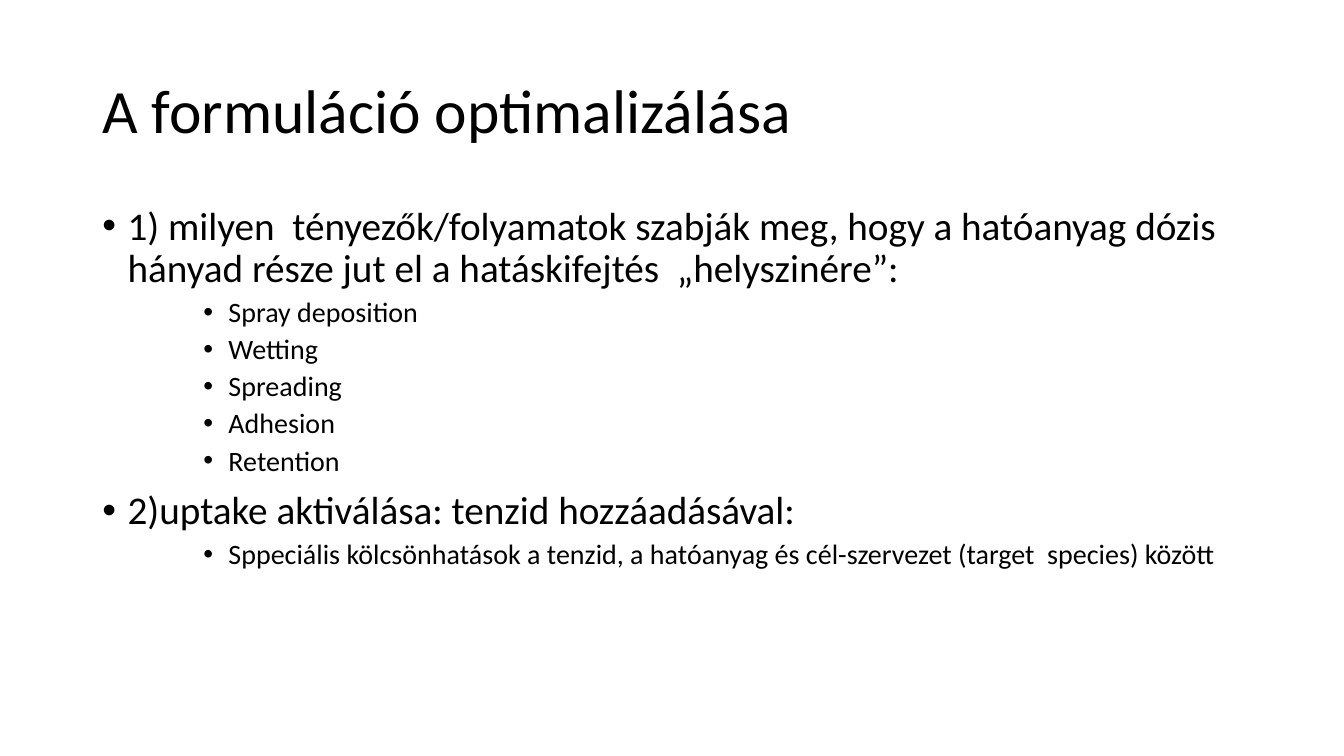
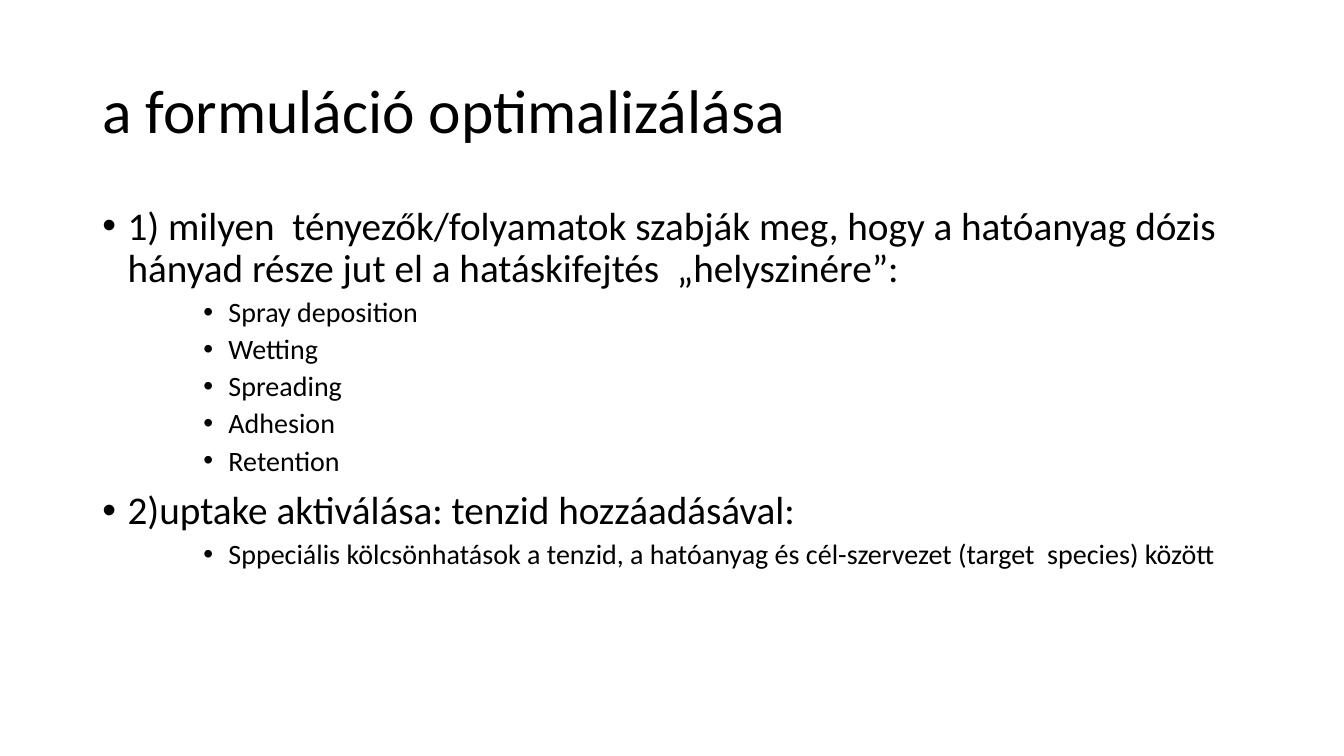
Before and after one commit to LilianaBohus/chemistry-presenations, a slide deck: slide 9 of adjuvants.pptx. Drawn at 1344x756 pixels with LibreOffice and Linux fonts; fonts in the diff are those of the drawing. Boxes give left, top, right and bottom in pixels: in the first picture for what was removed or moved away, otherwise in the second. Text is boxed around its words. In the diff, an @@ line names an element or a change of style, - is before the commit and + after.

```diff
--- a/adjuvants.pptx
+++ b/adjuvants.pptx
@@ title at (102,90,785,143): text changed @@
-A formuláció optimalizálása
+a formuláció optimalizálása
```
Also in this commit, not shown: 4 other slides changed, 2 slides added, 1 slide removed.
